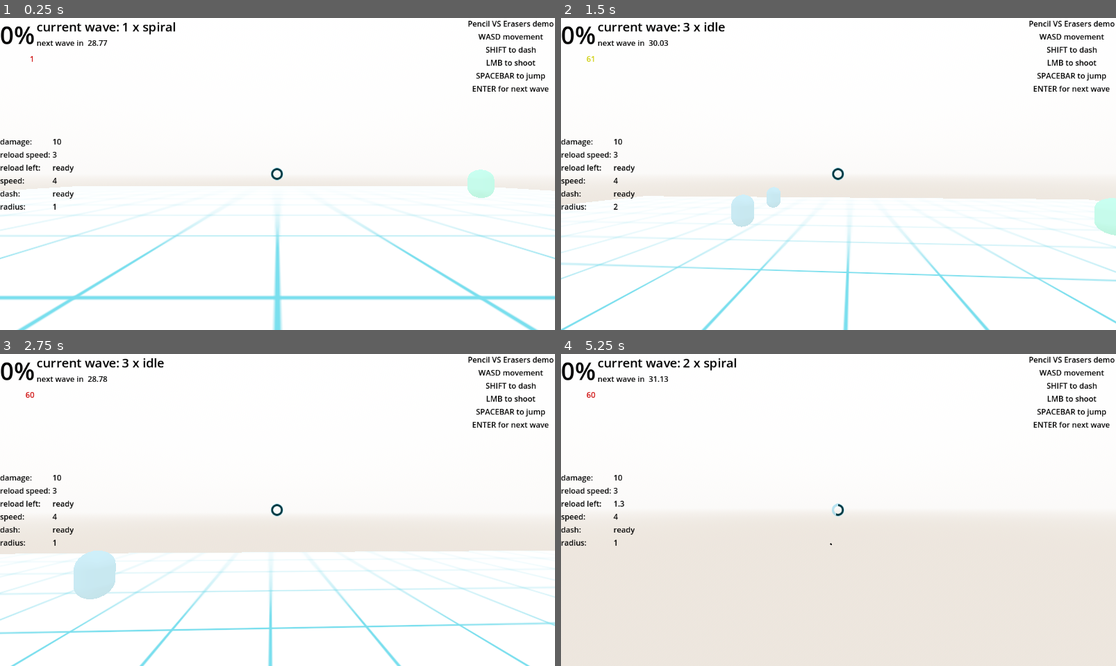
Above: before the commit, frames 1-4 (two rows, left to right).
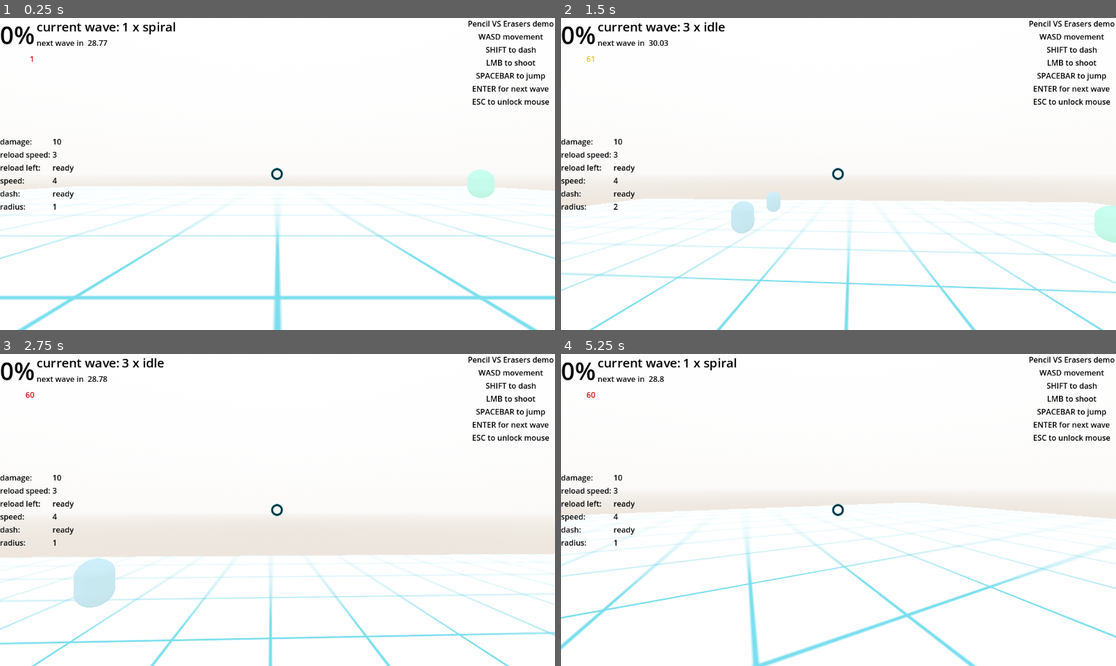
Above: after the commit, the same moments.

Repository: silvagan/pencil-vs-erasers
Game: Godot game, scene res://scenes/scene.tscn
Same seed, same stepped clock (60 frames per second), same inputs: the game is played once before the commit and once after it.
Inputs (mouse positions are in pixels of both pictures, inside the frame that each line leads up to):
- Up to frame 1 (0.25 s): no input
- Up to frame 2 (1.5 s): tap Enter (spawn wave) at 0.5 s; move the mouse to (866, 174) at 0.52 s; hold W (move forward) from 0.53 s (still down); tap Space (jump, bound only after the commit) at 0.6, 0.77, 1.07 s; move the mouse to (810, 174) at 1.27 s; tap ] (+radius) at 1.35 s
- Up to frame 3 (2.75 s): keep holding W (move forward); tap Space (jump, bound only after the commit) at 1.52, 1.55, 1.82, 2.3 s; move the mouse to (288, 503) at 2.02 s; tap [ (-radius) at 2.1 s
- Up to frame 4 (5.25 s): move the mouse to (832, 516) at 2.77 s; tap Shift (rapid_change_direction) at 2.85 s; tap Space (jump, bound only after the commit) at 3.02, 3.05, 3.32, 3.77, 3.8, 4.07, 4.52, 4.55, 4.82, 5.1 s; move the mouse to (877, 513) at 3.52 s; press the mouse at (877, 513) at 3.53 s; tap Escape (unlock mouse) at 4.15 s; move the mouse to (672, 463) at 4.27 s; release W (move forward) at 4.28 s; release the mouse at (672, 463) at 4.28 s; hold A (strafe left) 4.28-5.03 s; tap Enter (spawn wave) at 4.35 s; tap R (restart) at 5 s; move the mouse to (866, 510) at 5.02 s; hold S (move backward) from 5.03 s (still down)

The runs differ from the first frame. In frame 1, 0.2% of the frame differs, in the area x 85-99%, y 25-28%; in frame 2, 5.6%; in frame 3, 6.0%; in frame 4, 47%, in the area x 0-100%, y 1-100%.

Commit message:
feat: pause game on defocus

Diff:
--- a/project.godot
+++ b/project.godot
@@ -77,3 +77,8 @@
 "events": [Object(InputEventKey,"resource_local_to_scene":false,"resource_name":"","device":-1,"window_id":0,"alt_press …(195 unchanged characters)…
 ]
 }
+jump={
+"deadzone": 0.5,
+"events": [Object(InputEventKey,"resource_local_to_scene":false,"resource_name":"","device":-1,"window_id":0,"alt_pressed":false,"shift_pressed":false,"ctrl_pressed":false,"meta_pressed":false,"pressed":false,"keycode":0,"physical_keycode":32,"key_label":0,"unicode":32,"location":0,"echo":false,"script":null)
+]
+}
--- a/scenes/gui.tscn
+++ b/scenes/gui.tscn
@@ -23,6 +23,9 @@
 font_color = Color(0, 0, 0, 1)
 
 [sub_resource type="LabelSettings" id="LabelSettings_vmx5t"]
+font_color = Color(0, 0, 0, 1)
+
+[sub_resource type="LabelSettings" id="LabelSettings_r1usq"]
 font_color = Color(0, 0, 0, 1)
 
 [sub_resource type="LabelSettings" id="LabelSettings_sm4e1"]
@@ -145,6 +148,12 @@
 label_settings = SubResource("LabelSettings_vmx5t")
 horizontal_alignment = 1
 
+[node name="Label7" type="Label" parent="GameplayTips/VBoxContainer3"]
+layout_mode = 2
+text = "ESC to unlock mouse"
+label_settings = SubResource("LabelSettings_r1usq")
+horizontal_alignment = 1
+
 [node name="PlayerStats" type="HBoxContainer" parent="."]
 layout_mode = 2
 
--- a/scripts/pencil.gd
+++ b/scripts/pencil.gd
@@ -50,7 +50,7 @@
 				prev_pos = $"../NavigationRegion3D/Stage".translate_world_to_grid(position)
 				in_air = false
 
-			if Input.is_action_just_pressed("ui_accept") and is_on_floor():
+			if Input.is_action_just_pressed("jump") and is_on_floor():
 				velocity.y = JUMP_VELOCITY
 				in_air=true
 
@@ -115,7 +115,12 @@
 func _notification(what: int):
 	if what == NOTIFICATION_APPLICATION_FOCUS_OUT:
 		focused = false
+		get_tree().paused = true
 		Input.mouse_mode = Input.MOUSE_MODE_VISIBLE
+	if what == NOTIFICATION_APPLICATION_FOCUS_IN:
+		focused = true
+		get_tree().paused = false
+		Input.mouse_mode = Input.MOUSE_MODE_CAPTURED
 
 func _on_reload_timer_timeout() -> void:
 	reloading = false
Not shown: 1 places in scenes/gui.tscn that only renumber resources
